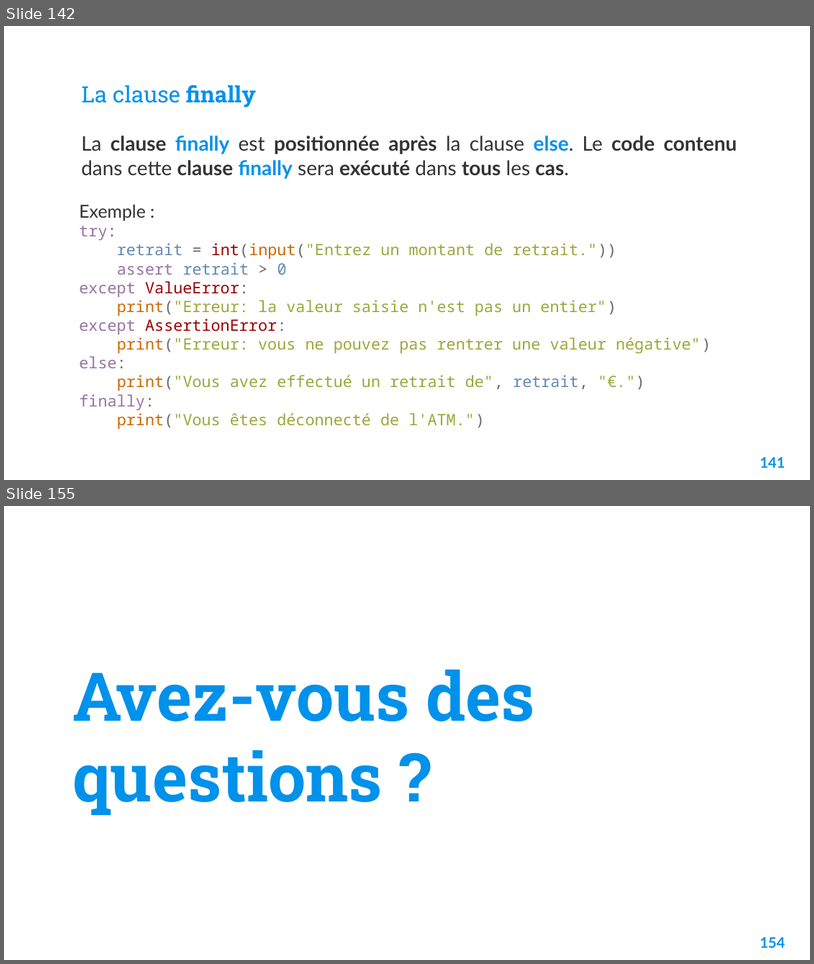
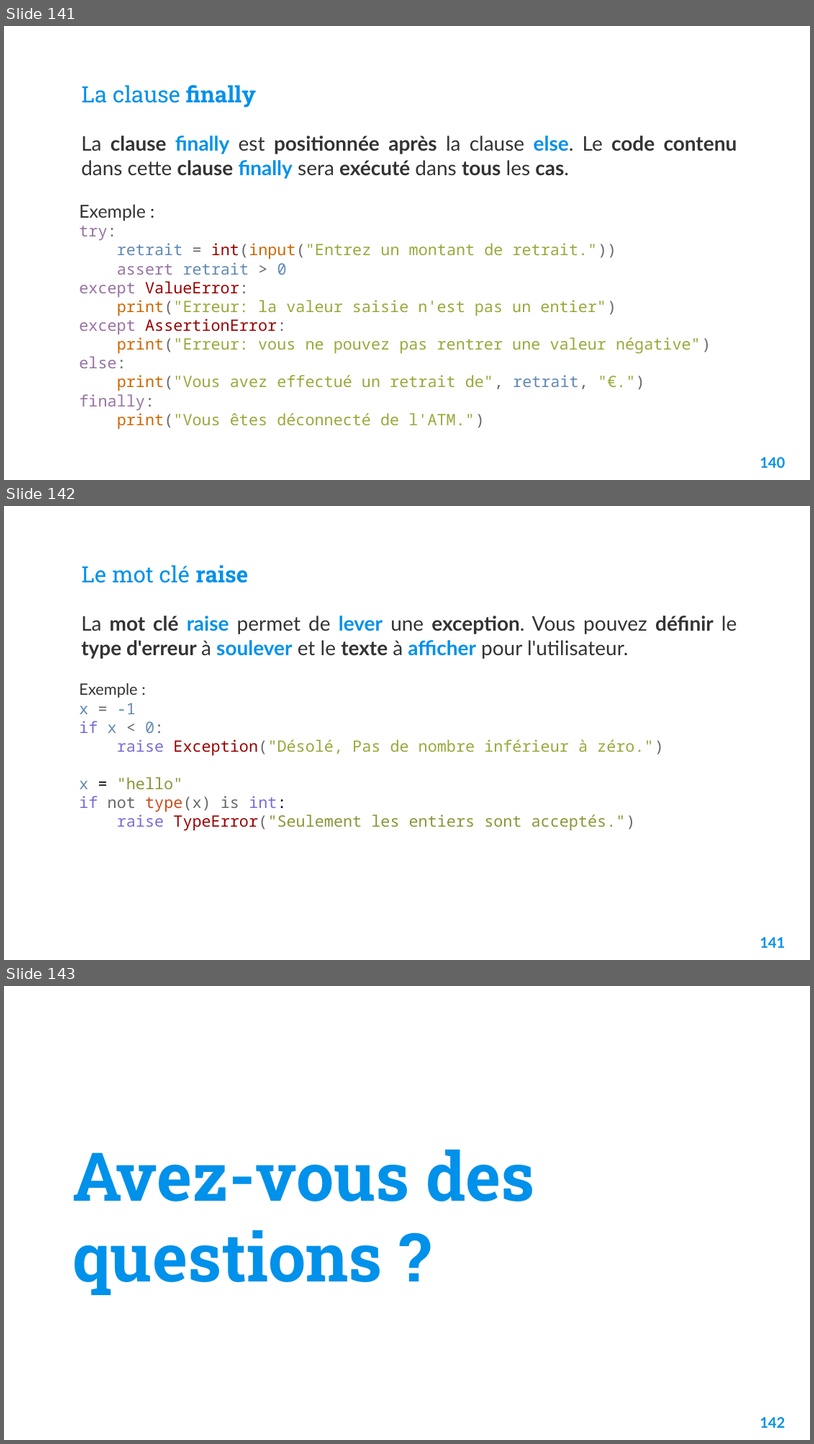
Before and after one commit to Fully-san/PythonDataScience, a slide deck: Supports/Python pour la data science.pptx. Shown one above the other, each under a label of ours: slides 142 and 155 before the commit, slides 141, 142 and 143 after it; the slides between them are not shown. The pictures are 814x964 and 814x1444 pixels, drawn with LibreOffice and Linux fonts; fonts in the diff are those of the drawing; background and template pictures are left out. Boxes give left, top, right and bottom in pixels: in the first picture for what was removed or moved away, otherwise in the second. Text is boxed around its words. In the diff, an @@ line names an element or a change of style, - is before the commit and + after.

```diff
--- a/Supports/Python pour la data science.pptx
+++ b/Supports/Python pour la data science.pptx
@@ slide 142 added at [4, 506, 810, 960], background picture (left out) @@
@@ title added at [82, 565, 248, 583], 20 pt, text #0091EA @@
+Le mot clé raise
@@ text added at [81, 615, 737, 659], 18 pt, text #333333, bold @@
+La mot clé raise permet de lever une exception. Vous pouvez définir le type d'erreur à soulever et le texte à afficher pour l'utilisateur.
@@ text added at [79, 683, 664, 831], 14 pt, text #8B9636 @@
+Exemple :
+x = -1
+if x < 0:
+raise Exception("Désolé, Pas de nombre inférieur à zéro.")
+x = "hello"
+if not type(x) is int:
+raise TypeError("Seulement les entiers sont acceptés.")
@@ page number added at [760, 937, 785, 947], 13 pt, text #0091EA, bold @@
+141
@@ what was slide 142 is now slide 141 @@
@@ page number at [760, 457, 785, 467]: text changed @@
-141
+140
@@ what was slide 155 is now slide 143 @@
@@ page number at [760, 1417, 785, 1427]: text changed @@
-154
+142
```
Also in this commit, not shown: 6 slides changed, 2 other slides added, 1 slide removed, 1 other file.
